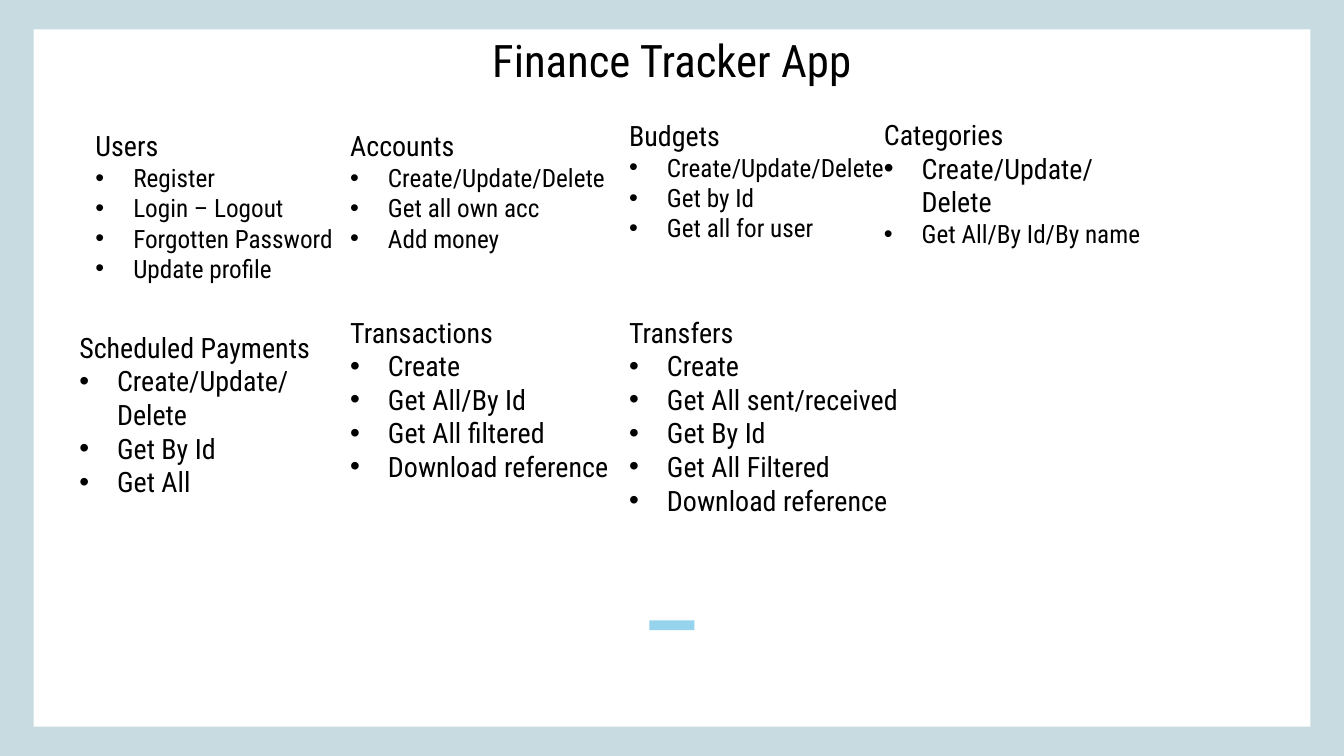
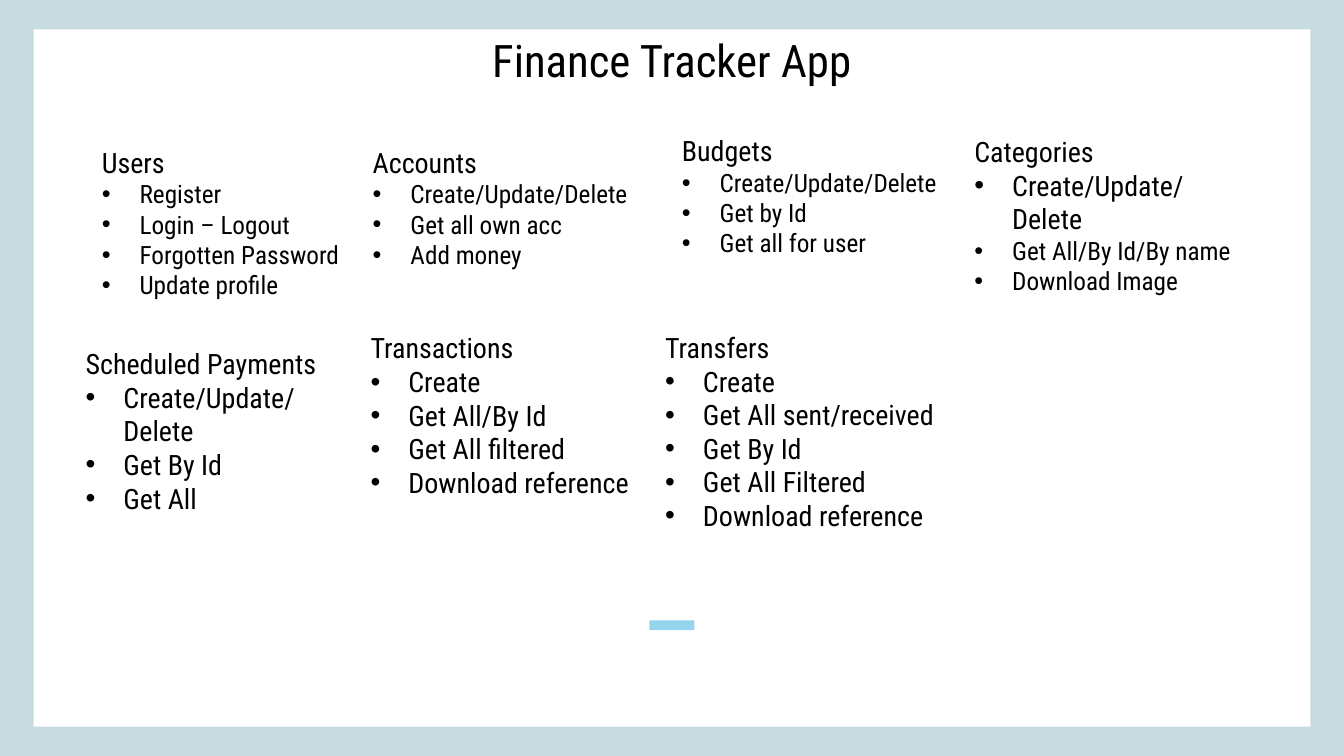
Before and after one commit to vasil211/finance_tracker, a slide deck: slide 6 of Design/presentation.pptx (slide 2 before the commit). Drawn at 1344x756 pixels with LibreOffice and Linux fonts; fonts in the diff are those of the drawing. Boxes give left, top, right and bottom in pixels: in the first picture for what was removed or moved away, otherwise in the second. Text is boxed around its words. In the diff, an @@ line names an element or a change of style, - is before the commit and + after.

```diff
--- a/Design/presentation.pptx
+++ b/Design/presentation.pptx
@@ text "Users": place and size @@
-text "Users" at box(95, 136, 333, 283)
+text "Users" at box(102, 153, 339, 299)
@@ text "Accounts": place and size @@
-text "Accounts" at box(350, 136, 605, 254)
+text "Accounts" at box(373, 153, 627, 270)
@@ text "Budgets" rewrapped from box(667, 158, 884, 238) to box(682, 140, 937, 253) @@
@@ text "Categories": place and size @@
-text "Categories" at box(884, 124, 1140, 249)
+text "Categories" at box(974, 141, 1230, 296)
@@ text at box(1012, 271, 1178, 296): paragraph added @@
+• Download Image
@@ text "Transactions": place and size @@
-text "Transactions" at box(350, 323, 608, 478)
+text "Transactions" at box(371, 338, 628, 494)
@@ text "Transfers": place and size @@
-text "Transfers" at box(629, 321, 898, 512)
+text "Transfers" at box(665, 336, 934, 527)
@@ text "Scheduled Payments": place and size @@
-text "Scheduled Payments" at box(79, 337, 310, 493)
+text "Scheduled Payments" at box(86, 353, 316, 510)
```
Also in this commit, not shown: 2 other slides changed, 4 slides added, 2 slides removed, 11 other files.
